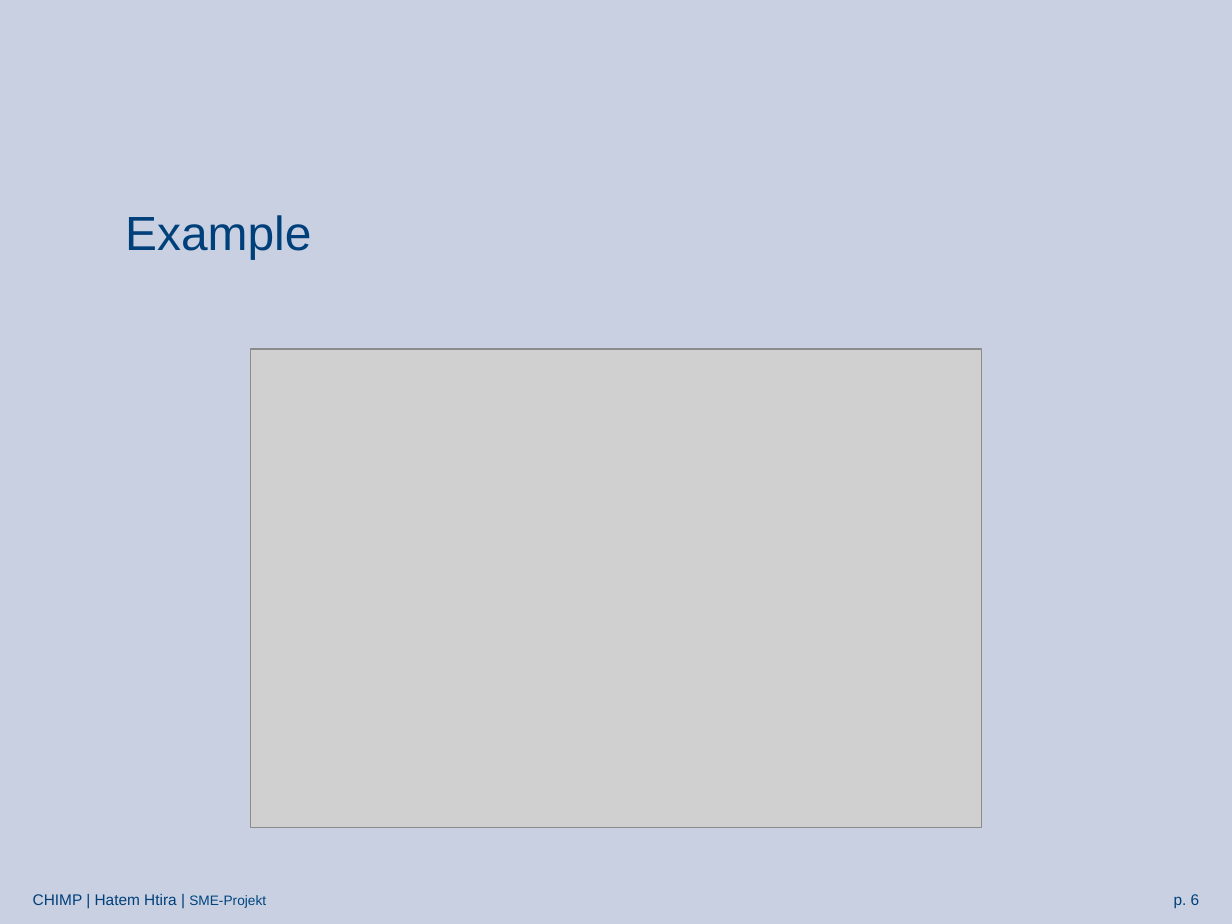
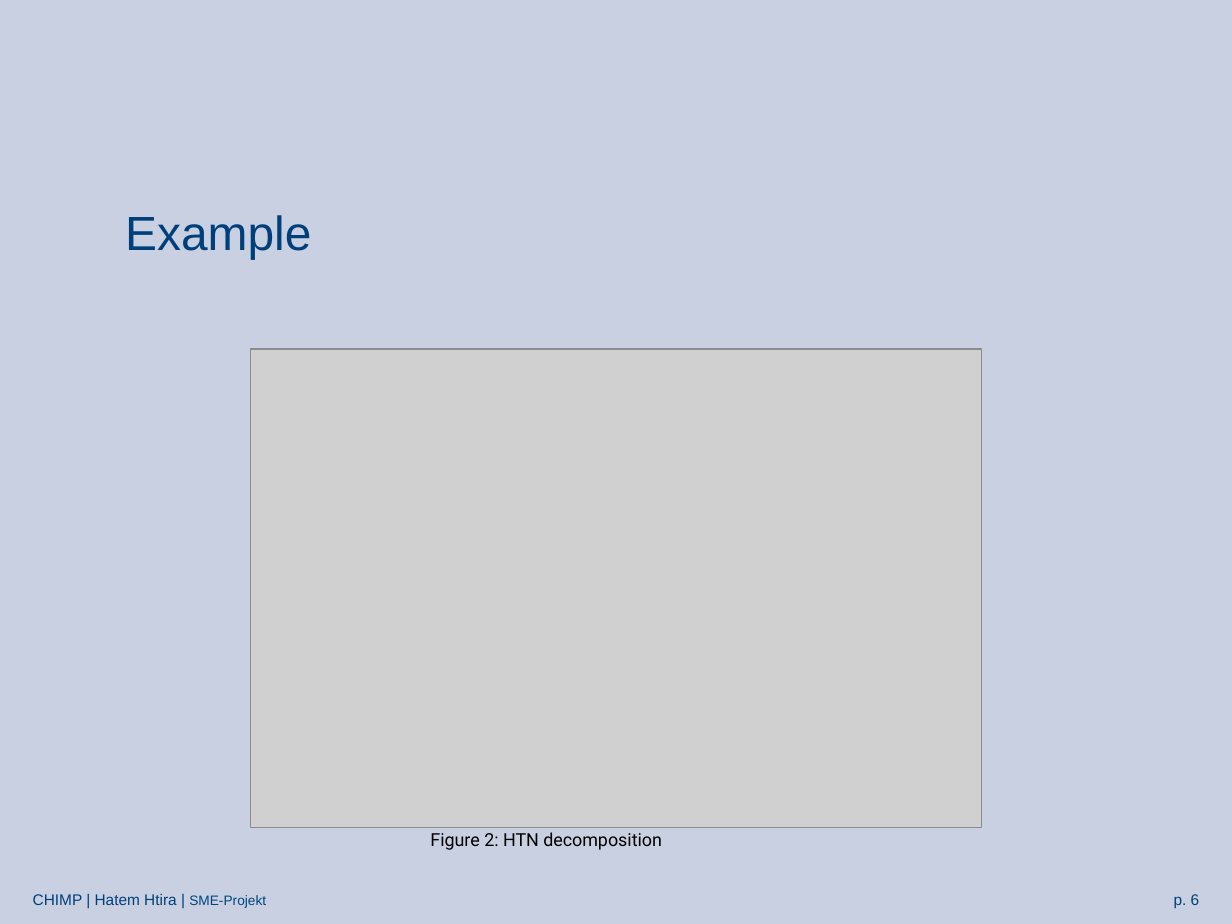
Before and after one commit to htiraHatem/CHIMP_MDP, a slide deck: slide 6 of HTN2MDP presentation.pptx. Drawn at 1232x924 pixels with LibreOffice and Linux fonts; fonts in the diff are those of the drawing; grey boxes stand for pictures; background and template pictures are left out. Boxes give left, top, right and bottom in pixels: in the first picture for what was removed or moved away, otherwise in the second. Text is boxed around its words. In the diff, an @@ line names an element or a change of style, - is before the commit and + after.

```diff
--- a/HTN2MDP presentation.pptx
+++ b/HTN2MDP presentation.pptx
@@ text added at box(430, 832, 662, 850), 10.5 pt, text #000000 @@
+Figure 2: HTN decomposition
```
Also in this commit, not shown: 13 other slides changed, 3 slides added, 6 slides removed.
